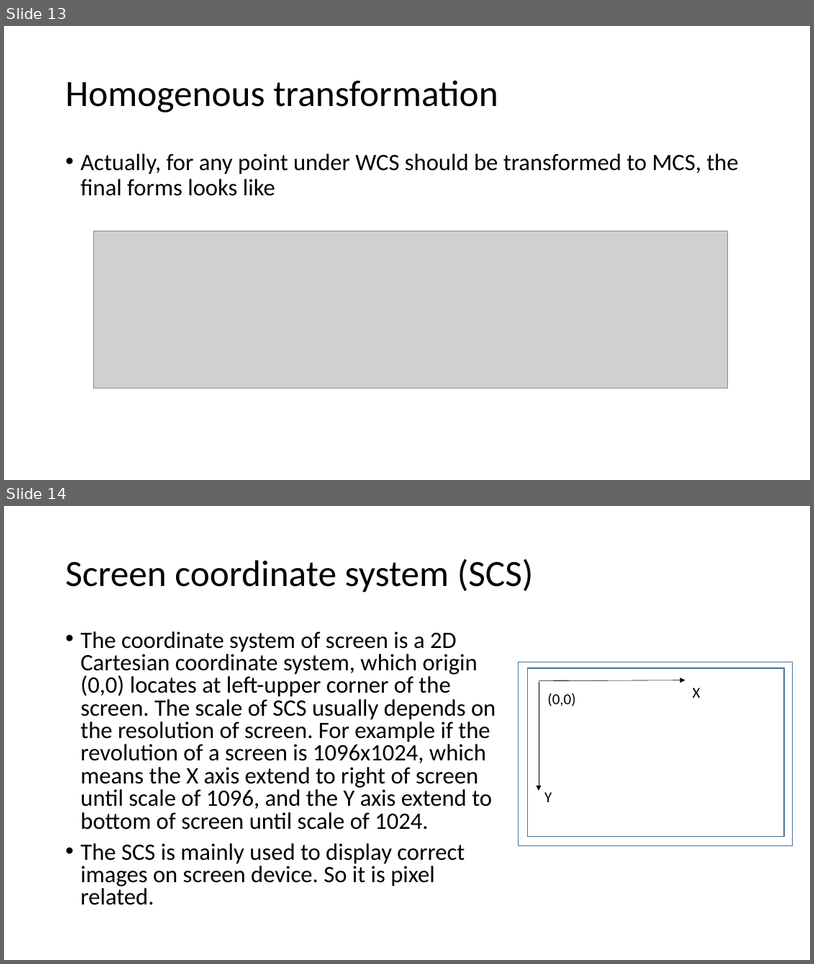
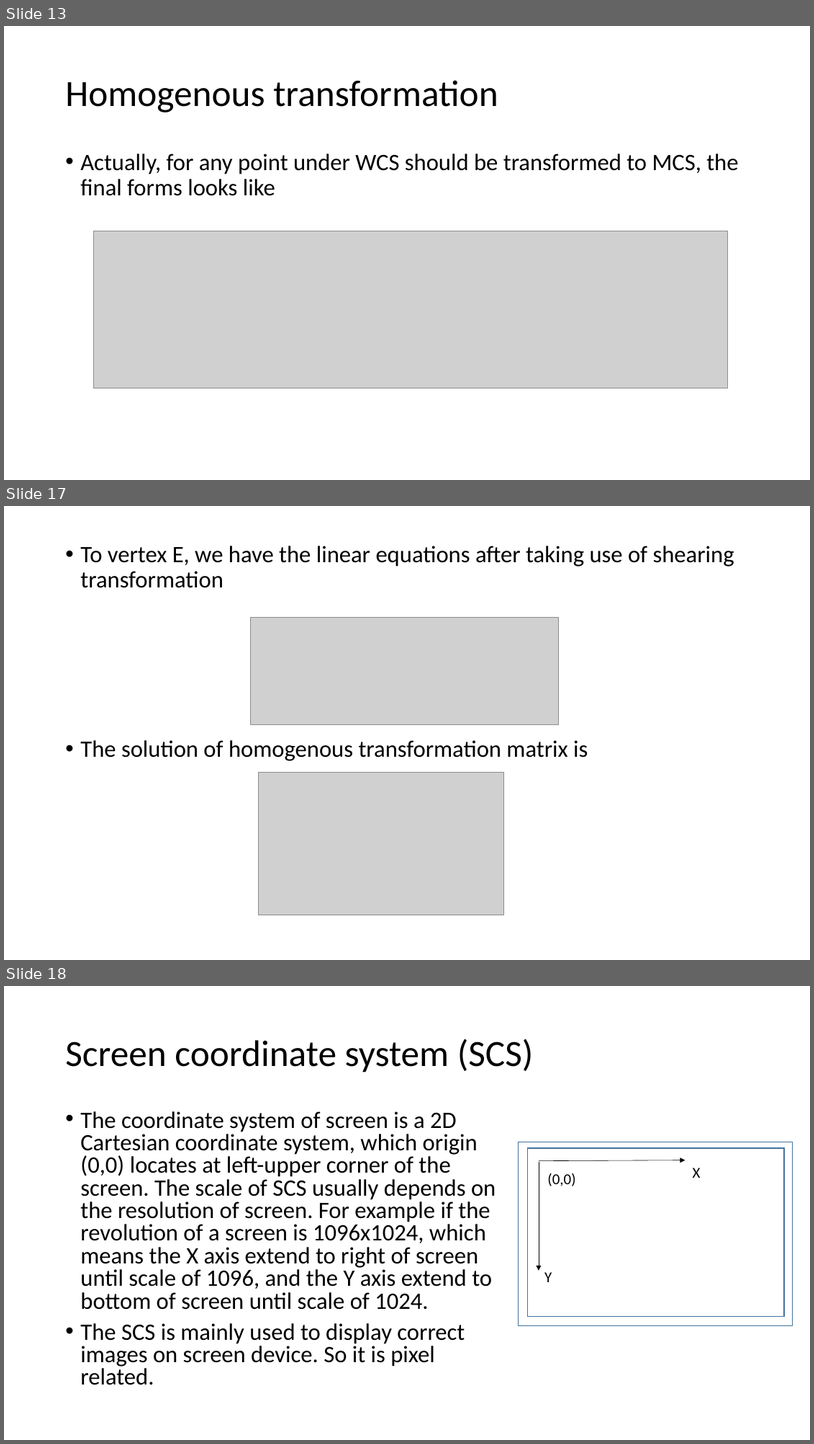
Before and after one commit to Jinny-Ching/cad_cam_course, a slide deck: CAD_CAM.pptx. Shown one above the other, each under a label of ours: slides 13 and 14 before the commit, slides 13, 17 and 18 after it; the slides between them are not shown. The pictures are 814x964 and 814x1444 pixels, drawn with LibreOffice and Linux fonts; fonts in the diff are those of the drawing; grey boxes stand for pictures. Boxes give left, top, right and bottom in pixels: in the first picture for what was removed or moved away, otherwise in the second. Text is boxed around its words. In the diff, an @@ line names an element or a change of style, - is before the commit and + after.

Commit message:
coordinatation transform example

```diff
--- a/CAD_CAM.pptx
+++ b/CAD_CAM.pptx
@@ slide 17 added at (x1=4, y1=506, x2=810, y2=960), background #FFFFFF @@
@@ text added at (x1=80, y1=546, x2=735, y2=761), 28 pt, text #000000 @@
+• To vertex E, we have the linear equations after taking use of shearing transformation
+• The solution of homogenous transformation matrix is
@@ picture added at (x1=251, y1=617, x2=558, y2=724) @@
@@ picture added at (x1=259, y1=772, x2=504, y2=914) @@
@@ what was slide 14 is now slide 18 @@
```
Also in this commit, not shown: 3 other slides added.
